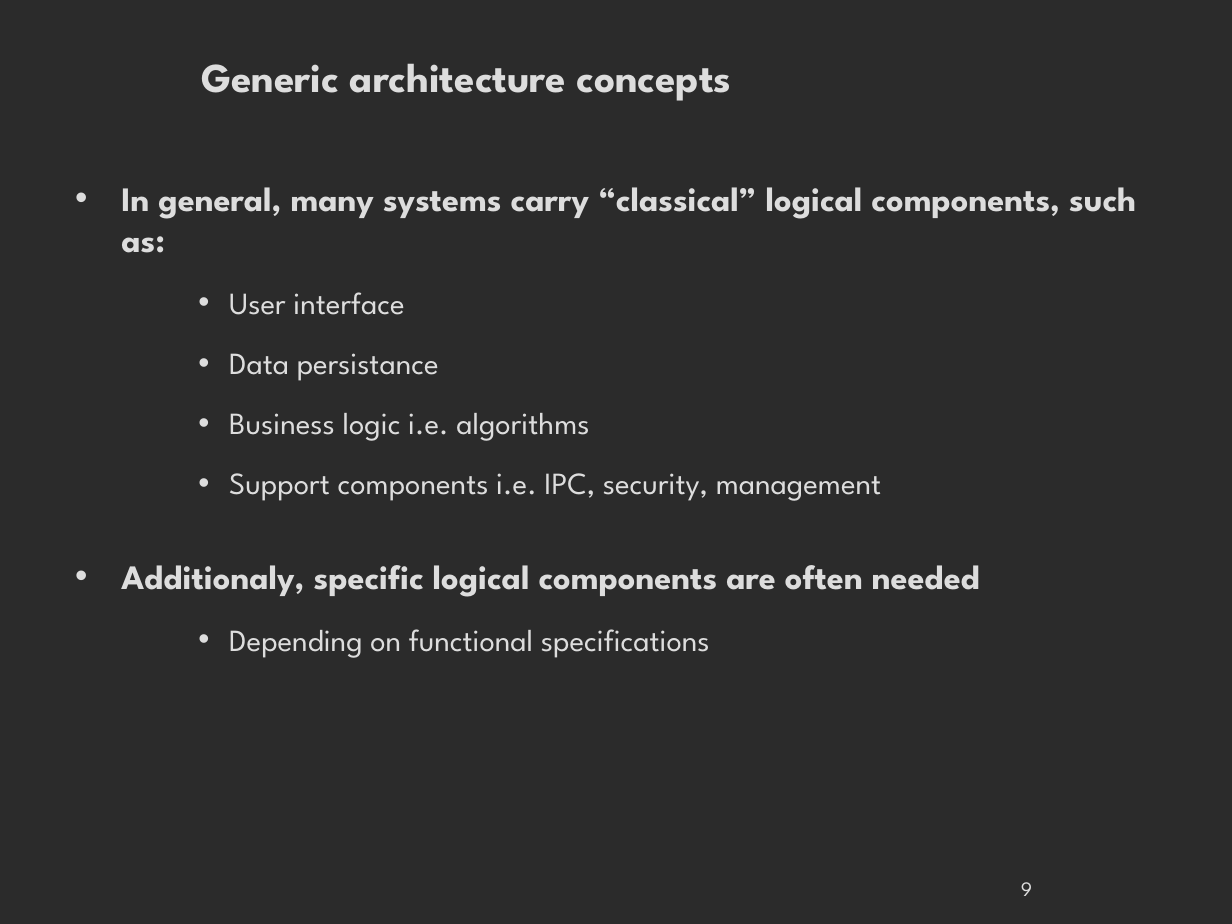
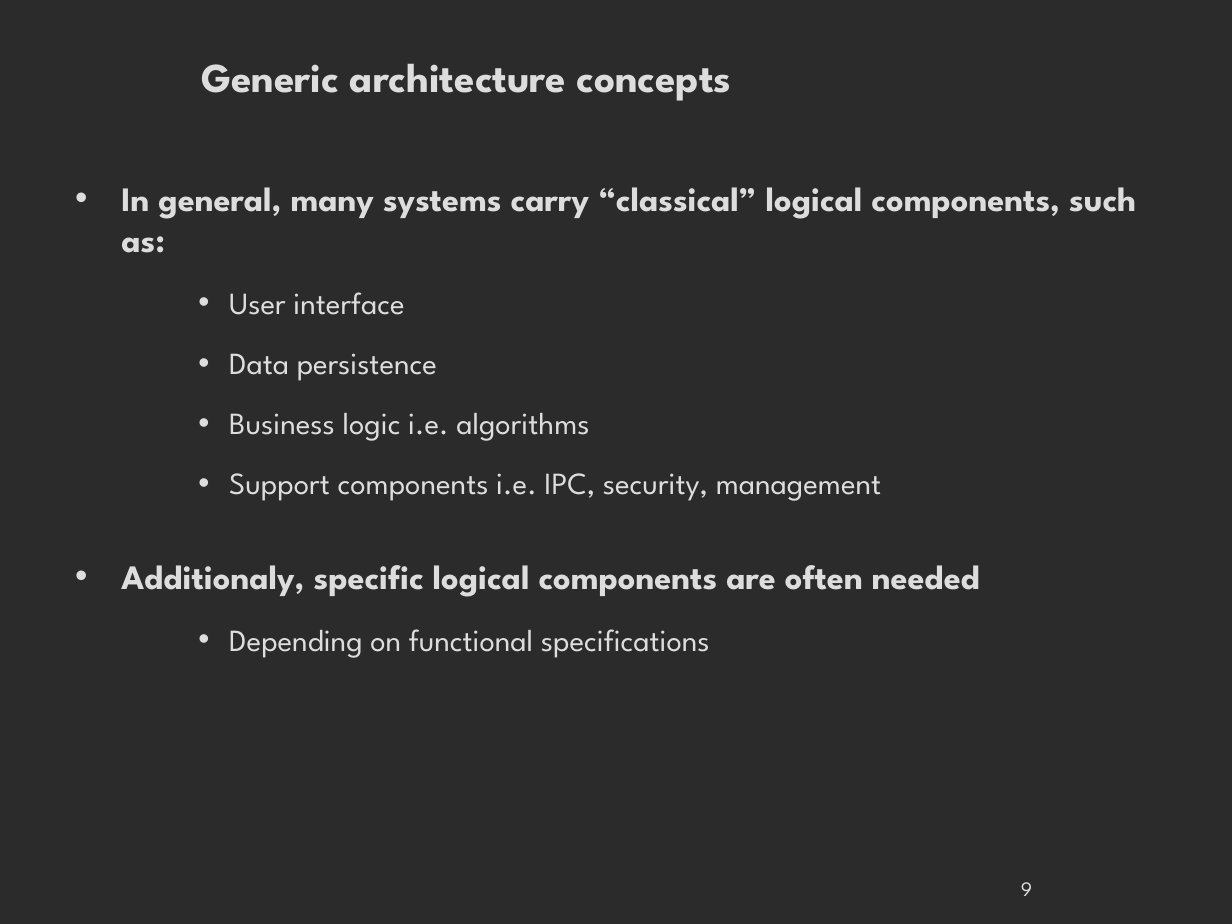
Before and after one commit to danielausparis/arch, a slide deck: slide 9 of archi-web.odp. Drawn at 1232x924 pixels with LibreOffice and Linux fonts; fonts in the diff are those of the drawing; background and template pictures are left out; a plain dark background stands for a picture behind light text. Boxes give left, top, right and bottom in pixels: in the first picture for what was removed or moved away, otherwise in the second. Text is boxed around its words. In the diff, an @@ line names an element or a change of style, - is before the commit and + after.

```diff
--- a/archi-web.odp
+++ b/archi-web.odp
@@ text at (229,353,437,381): text changed @@
-    • Data persistance
+    • Data persistence
```
Also in this commit, not shown: 6 other slides changed, 10 slides added.
